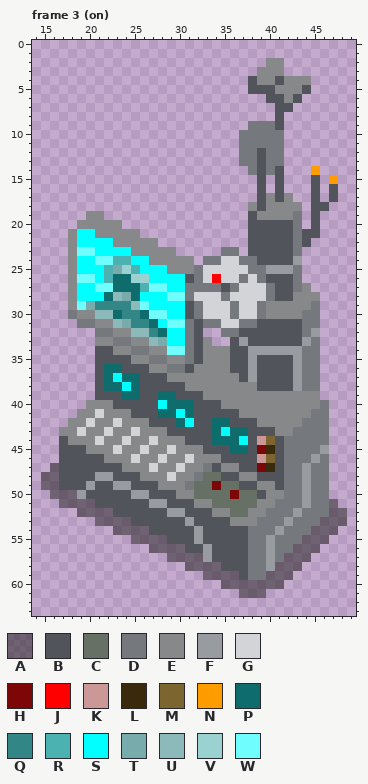
One commit to this pixel-art file: Camp/camp_computer.aseprite. That is the earlier state.
64x64 pixels, 4 frames. Shown: frame 3 (on): x 14..49, y 0..63. The commit also changed other frames, which this record leaves out.
Palette (. is transparent): A #1e1c1c82  B #51555b  C #677065  D #75797d  E #87888a  F #989ca0  G #d3d4d8  H #7d0606  J #ff0000  K #cb9797  L #382a0b  M #7d652f  N #ff9d00  P #0e6c6c  Q #328686  R #4bb1b1  S #00ffff  T #78acac  U #8cbaba  V #9ad2d2  W #70fdfd
After:
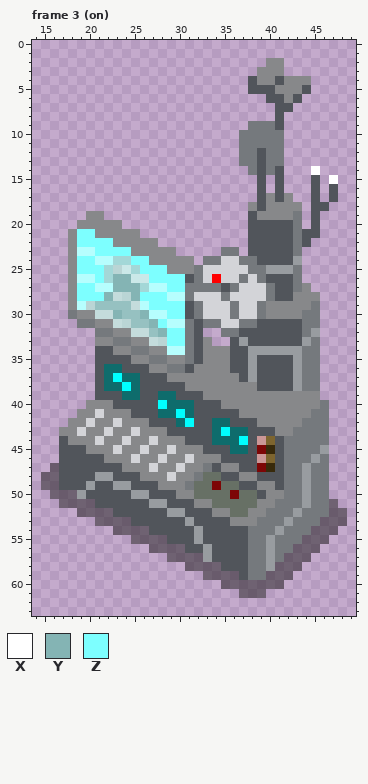
Colours new in this view: X #ffffff  Y #84b4b4  Z #7dffff
Changes in this commit:
layer "Layer 9" added
Colour Q changes from #328686 to #96c1c1.
Colour R changes from #4bb1b1 to #a3d7d7.
Colour T changes from #78acac to #bad5d5.
Colour U changes from #8cbaba to #c4dcdc.
Colour V changes from #9ad2d2 to #cbe8e8.
Colour W changes from #70fdfd to #b6fefe.
Frame 3 (on), layer "Layer 9":
Colour N becomes colour X in row 14 at x 45; in row 15 at x 47.
Colour P becomes colour Y in row 26 at x 23 to 24; in row 27 at x 23 to 25; in row 28 at x 22 and 25; in row 30 at x 23 and 26; in row 31 at x 27; in row 32 at x 28.
Colour S becomes colour Z in row 21 at x 19 to 20; in row 22 at x 19 to 22; in row 23 at x 21 to 24; in row 24 at x 19 to 20 and 25 to 26; in row 25 at x 19 to 21 and 26 to 28; in row 26 at x 21 and 27 to 30.
Colour S becomes colour Z in row 27 at x 19 to 20 and 29 to 30; in row 28 at x 19 to 21 and 26 to 28; in row 29 at x 27 to 30; in row 30 at x 29 to 30; in row 31 at x 28; in rows 32 to 33 at x 29 to 30.
Changed places in both pictures, as pixel boxes (x1, y1, x2, y2):
changed: (311, 166, 338, 184)
changed: (77, 229, 185, 355)
